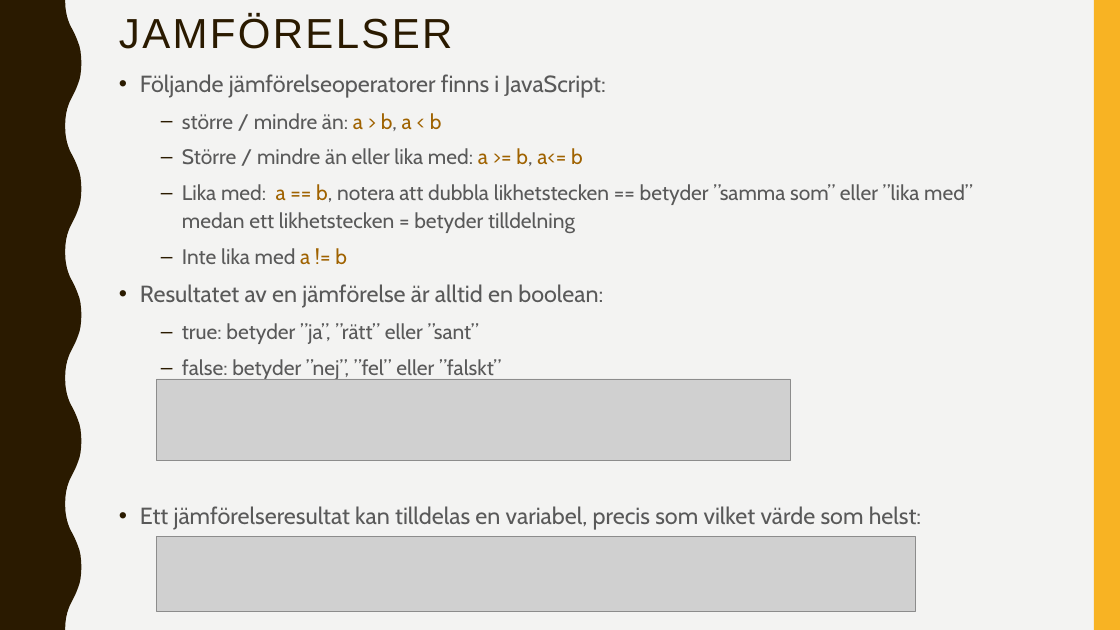
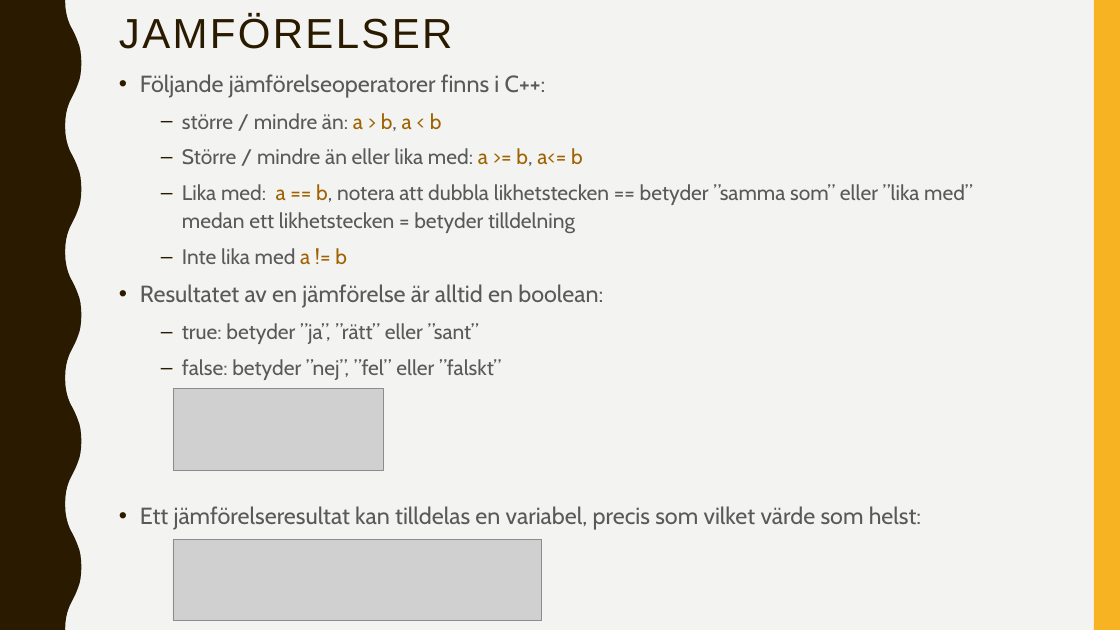
Before and after one commit to abbindustrigymnasium/hitachigymnasiet-250s-programmingexercises-programmering1-2025, a slide deck: slide 7 of C++/C++.pptx. Drawn at 1120x630 pixels with LibreOffice and Linux fonts; fonts in the diff are those of the drawing; grey boxes stand for pictures. Boxes give left, top, right and bottom in pixels: in the first picture for what was removed or moved away, otherwise in the second. Text is boxed around its words. In the diff, an @@ line names an element or a change of style, - is before the commit and + after.

```diff
--- a/C++/C++.pptx
+++ b/C++/C++.pptx
@@ text at bbox=[140, 74, 546, 98]: text changed @@
-• Följande jämförelseoperatorer finns i JavaScript:
+• Följande jämförelseoperatorer finns i C++:
@@ picture removed at bbox=[156, 379, 791, 460] @@
@@ picture added at bbox=[173, 389, 383, 471] @@
@@ picture removed at bbox=[156, 537, 916, 612] @@
@@ picture added at bbox=[173, 539, 542, 621] @@
```
Also in this commit, not shown: 11 other slides changed, 3 slides added, 3 slides removed, 1 other file.
